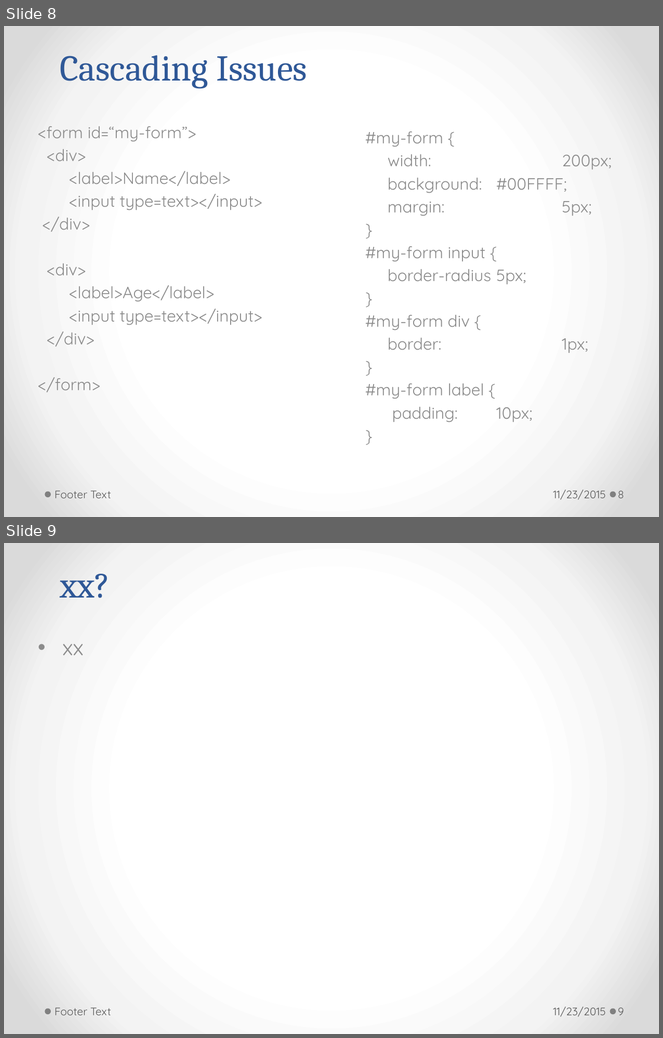
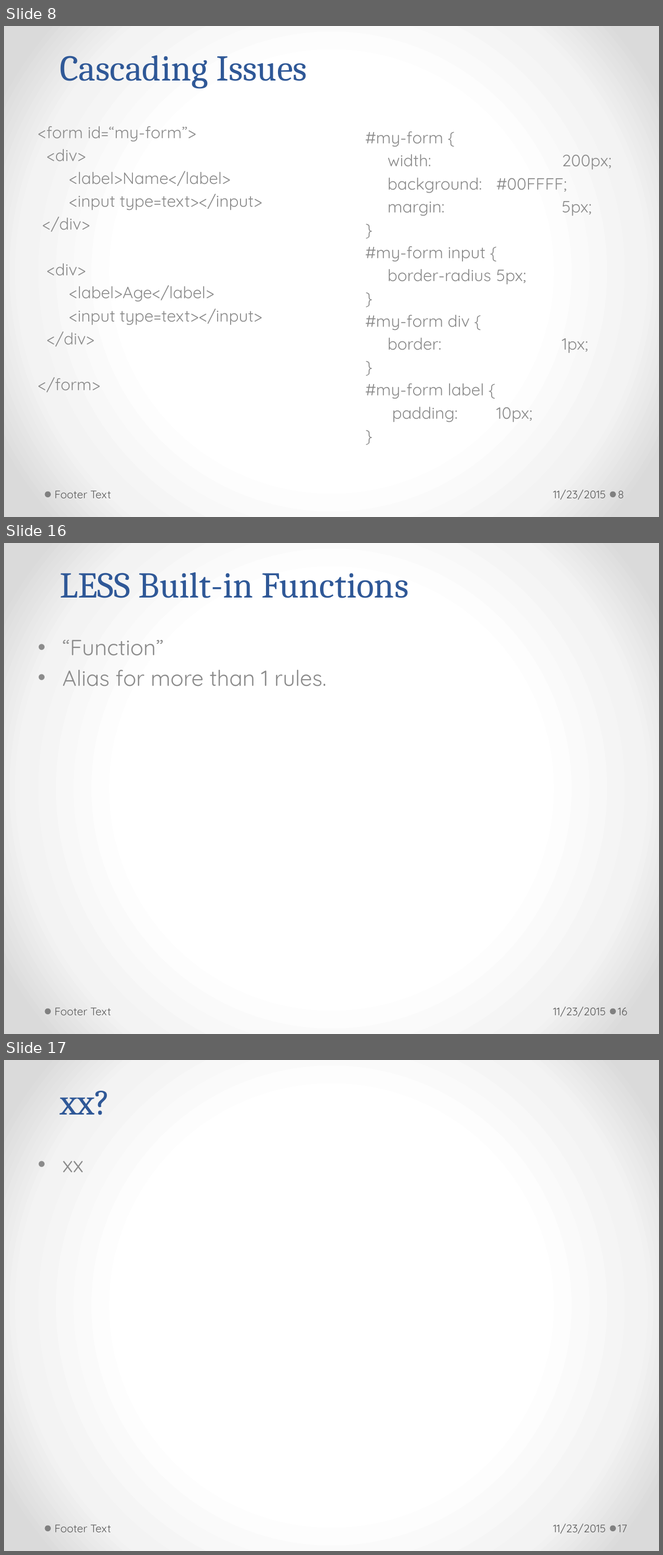
Before and after one commit to h-t-tran/work, a slide deck: brownbag/less/tech-presentation-less.pptx. Shown one above the other, each under a label of ours: slides 8 and 9 before the commit, slides 8, 16 and 17 after it; the slides between them are not shown. The pictures are 663x1038 and 663x1555 pixels, drawn with LibreOffice and Linux fonts; fonts in the diff are those of the drawing. Boxes give left, top, right and bottom in pixels: in the first picture for what was removed or moved away, otherwise in the second. Text is boxed around its words. In the diff, an @@ line names an element or a change of style, - is before the commit and + after.

Commit message:
less checkins

```diff
--- a/brownbag/less/tech-presentation-less.pptx
+++ b/brownbag/less/tech-presentation-less.pptx
@@ slide 16 added at bbox=[4, 543, 659, 1034], background gradient #FFFFFF to #F4F4F4 to #DADADA; not listed: 2 template elements that a slide beside it also shows @@
@@ title added at bbox=[60, 572, 409, 598], 40 pt, text #2F5897 @@
+LESS Built-in Functions
@@ subtitle added at bbox=[62, 640, 326, 687], 24 pt, text #8C8C8C @@
+• “Function”
+• Alias for more than 1 rules.
@@ text added at bbox=[54, 1008, 111, 1016], 12 pt, text #595959 @@
+Footer Text
@@ text added at bbox=[553, 1007, 606, 1017], 12 pt, text #595959 @@
+11/23/2015
@@ page number added at bbox=[618, 1008, 627, 1016], 12 pt, text #595959 @@
+16
@@ what was slide 9 is now slide 17 @@
@@ page number at bbox=[618, 1525, 627, 1533]: text changed @@
-9
+17
```
Also in this commit, not shown: 1 slide changed, 7 other slides added, 14 other files.
